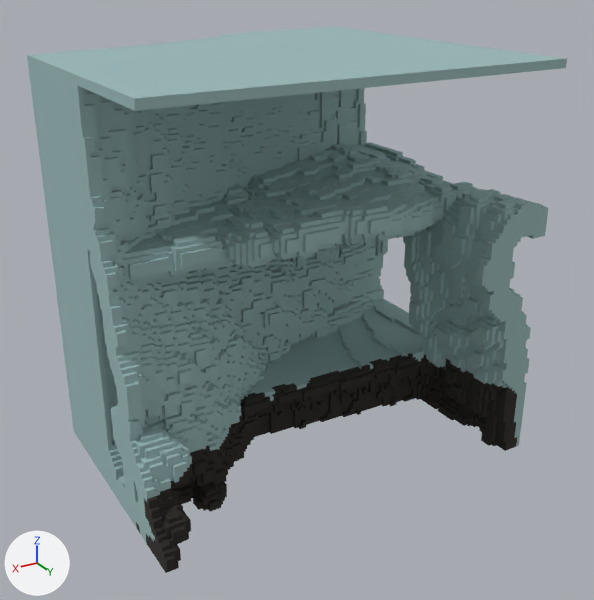
Two versions of the OBJ model Assets/voxmod/Aether/TerrainPieces-16.obj, one commit apart.
The view is the same before and after, from a 50 mm camera at (97.3, 180.2, 122.7) aimed at (-3.7, 11.9, 38.5). Lighting does not change. The marker at lower left points along +X, +Y and +Z. Where no turn or scale is listed for an object, it has been applied to the vertices. Vertices at the same position are counted once.

Names of what the first picture shows: 'TerrainPieces-16'.
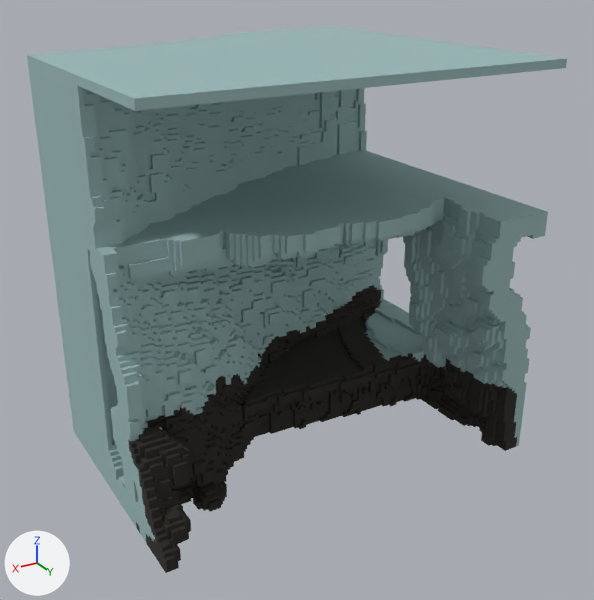
Where the change shows, as pixel boxes (x1, y1, x2, y2) in the pictures (594 x 600 px; the box of a moved part takes in the faces that stretch with it):
part 1 of me_terrainpieces_16, cut back
    before: (88, 113, 548, 320)
    after: (88, 113, 548, 298)
part 2 of me_terrainpieces_16, moved or reshaped
    before: (126, 348, 400, 535)
    after: (111, 283, 413, 535)

What the commit changed:
me_terrainpieces_16 is used by ob_terrainpieces_16; location (0.0, 0.0, 0.0).
me_terrainpieces_16 had 14040 vertices, 28106 faces and spanned x -50.0..50.0, y -42.0..50.0, z 0.0..100.0.
me_terrainpieces_16 now has 11975 vertices, 23954 faces and spans x -50.0..50.0, y -42.0..50.0, z 0.0..100.0.
me_terrainpieces_16 part 1: 26 vertices moved from x -48.0..50.0, y -25.0..50.0, z 58.0..69.0 to x -48.0..50.0, y -25.0..50.0, z 58.0..65.0; 2244 vertices removed from x -50.0..50.0, y -25.0..50.0, z 58.0..69.0; 118 vertices added at x -50.0..50.0, y -25.0..50.0, z 58.0..65.0.
me_terrainpieces_16 part 2: 2 vertices moved from x 50.0, y 39.0, z 7.0..8.0 to x 50.0, y 38.0, z 7.0..8.0; 104 vertices removed from x -28.0..50.0, y 12.0..39.0, z 12.0..18.0; 165 vertices added at x -49.0..50.0, y -13.0..37.0, z 11.0..26.0.
